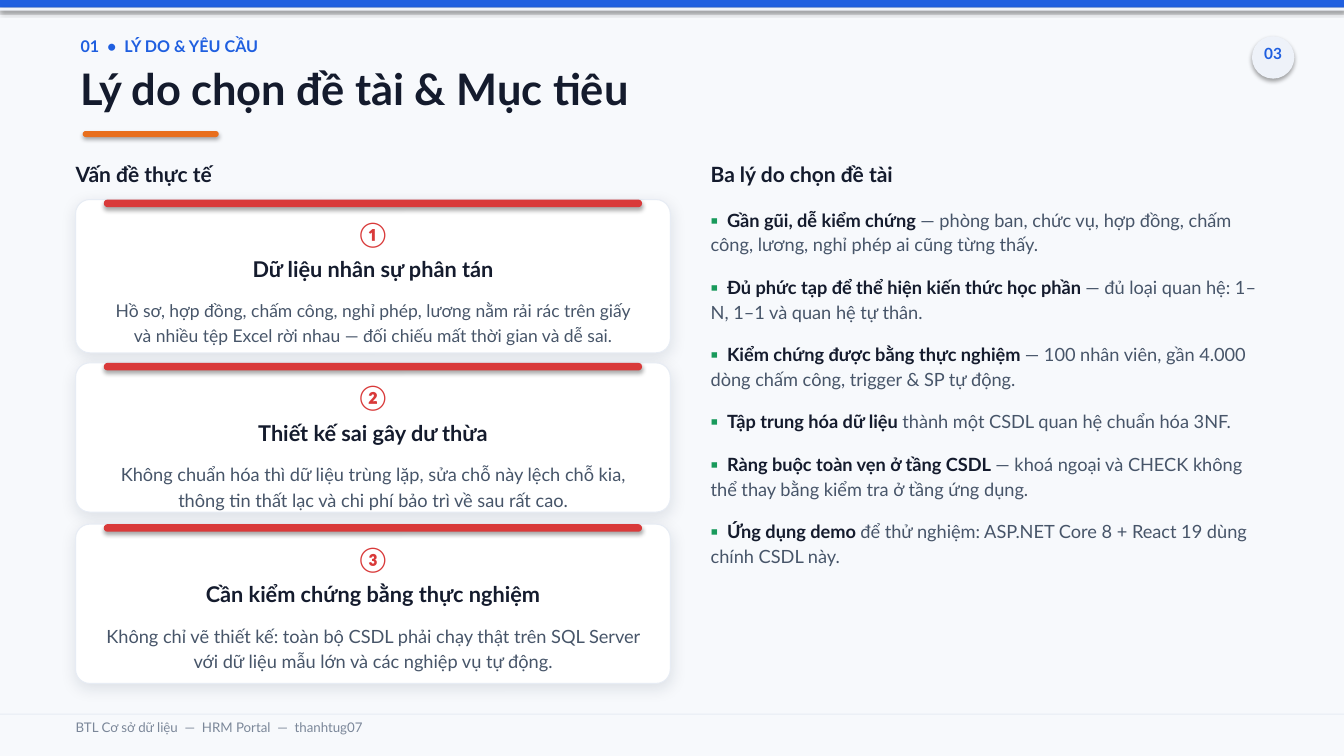
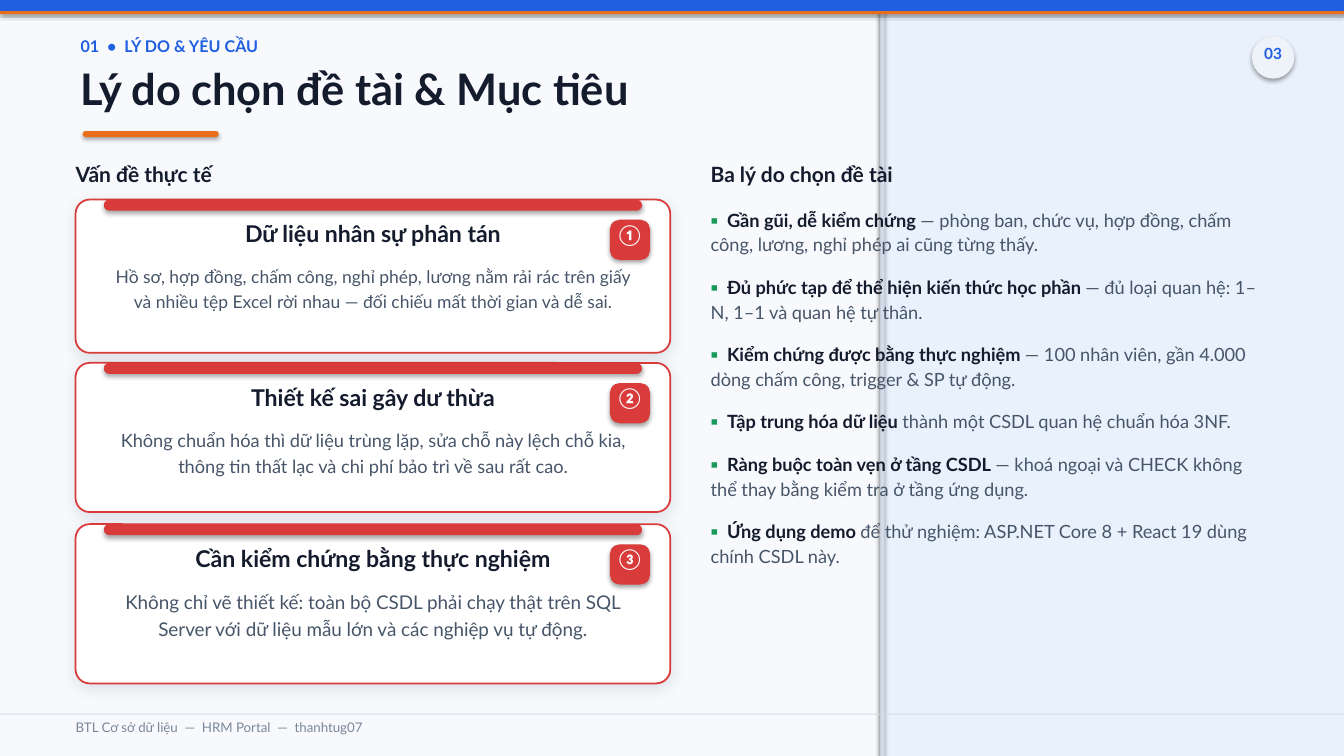
Before and after one commit to thanhtug07/hrm-kanban-management, a slide deck: slide 3 of BaoCao_BTL_CSDL_HRM_Portal.pptx. Drawn at 1344x756 pixels with LibreOffice and Linux fonts; fonts in the diff are those of the drawing. Boxes give left, top, right and bottom in pixels: in the first picture for what was removed or moved away, otherwise in the second. Text is boxed around its words. In the diff, an @@ line names an element or a change of style, - is before the commit and + after.

```diff
--- a/BaoCao_BTL_CSDL_HRM_Portal.pptx
+++ b/BaoCao_BTL_CSDL_HRM_Portal.pptx
@@ rectangle: place and size @@
-rectangle at box(0, 0, 1344, 7)
+rectangle at box(0, 0, 1344, 11)
@@ rectangle: place and size @@
-rectangle at box(0, 7, 1344, 10)
+rectangle at box(0, 11, 1344, 14)
@@ rectangle at box(0, 11, 1344, 14): fill #EEF2F9 to #E86E1C @@
@@ rectangle added at box(880, 0, 1344, 756), fill #E8F1FC @@
@@ rectangle added at box(880, 0, 884, 756), fill #D3DCE8 @@
@@ rounded rectangle: place and size @@
-rounded rectangle at box(104, 200, 642, 207)
+rounded rectangle at box(104, 200, 642, 211)
@@ text "①": place and size @@
-text "①" at box(360, 222, 387, 248)
+text "①" at box(619, 225, 641, 246)
@@ rounded rectangle added at box(610, 220, 650, 260), fill #D93A3A @@
@@ rounded rectangle: place and size @@
-rounded rectangle at box(104, 363, 642, 370)
+rounded rectangle at box(104, 363, 642, 374)
@@ 6 texts: place and size @@
-6 texts at box(106, 261, 640, 672)
+6 texts at box(116, 224, 631, 640)
@@ size 15.5 to 16.5 pt in 3 elements at box(195, 547, 551, 572), box(245, 224, 501, 247), box(251, 387, 494, 410) @@
@@ text "②": place and size @@
-text "②" at box(360, 385, 387, 411)
+text "②" at box(619, 388, 641, 409)
@@ rounded rectangle added at box(610, 383, 650, 423), fill #D93A3A @@
@@ outline #E7ECF4 0.75 pt to #D93A3A 1.25 pt in 3 elements at box(76, 200, 670, 353), box(76, 363, 670, 512), box(76, 524, 670, 684) @@
@@ rounded rectangle: place and size @@
-rounded rectangle at box(104, 524, 642, 531)
+rounded rectangle at box(104, 524, 642, 535)
@@ size 17 to 14 pt, text colour #D93A3A to #FFFFFF in 3 elements at box(619, 225, 641, 246), box(619, 388, 641, 409), box(619, 550, 641, 570) @@
@@ text "③": place and size @@
-text "③" at box(360, 547, 387, 573)
+text "③" at box(619, 550, 641, 570)
@@ rounded rectangle added at box(610, 544, 650, 585), fill #D93A3A @@
@@ text "Không chỉ vẽ thiết kế: ..." at box(125, 594, 621, 640): size 13 to 13.5 pt @@
@@ rectangle at box(0, 714, 1344, 715): fill #E7ECF4 to #D3DCE8 @@
```
Also in this commit, not shown: 15 other slides changed, 2 other files.
